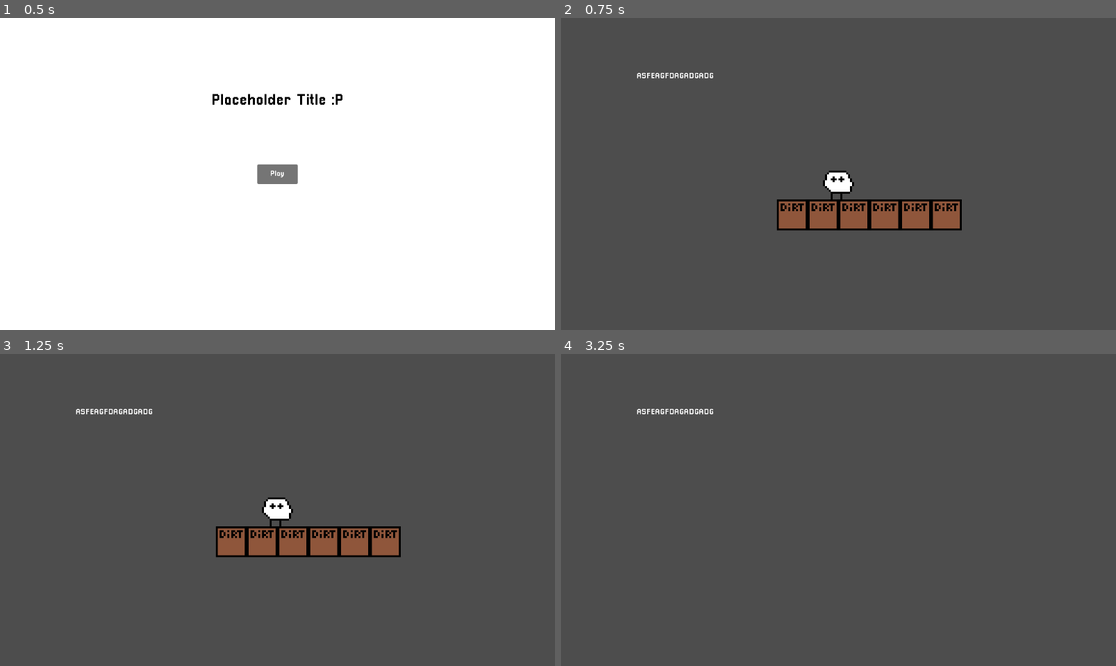
Above: before the commit, frames 1-4 (two rows, left to right).
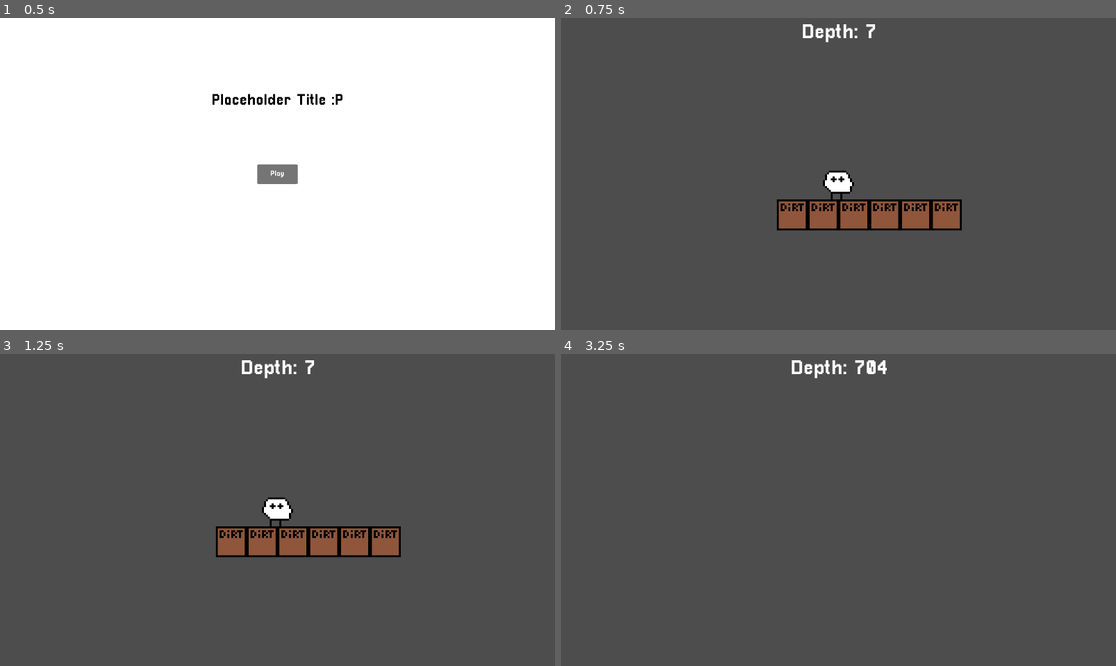
Above: after the commit, the same moments.

Repository: Deeeeelan/Campfire-Game
Game: Godot game, scene res://Scenes/Title Screen.tscn
Same seed, same stepped clock (60 frames per second), same inputs: the game is played once before the commit and once after it.
Inputs:
- Up to frame 1 (0.5 s): no input
- Up to frame 2 (0.75 s): click "Play" at 0.5 s
- Up to frame 3 (1.25 s): no input
- Up to frame 4 (3.25 s): hold D (Right) 1.28-2.78 s; tap W (Jump) at 1.35, 1.52, 1.82, 2.1, 2.27, 2.57, 2.85 s; hold A (Left) from 2.78 s (still down)

Frame 1 is identical in both runs. In frame 2, 0.4% of the frame differs, in the area x 13-57%, y 2-20%; in frame 3, 0.4%; in frame 4, 0.6%, in the area x 13-59%, y 2-20%.

Commit message:
Add depth ui

Diff:
--- a/Scenes/Game.tscn
+++ b/Scenes/Game.tscn
@@ -5,12 +5,16 @@
 [ext_resource type="Script" uid="uid://lqlwixgu8qp2" path="res://Scripts/game_script.gd" id="1_kldst"]
 [ext_resource type="TileSet" uid="uid://cdox6uix88qhv" path="res://Assets/Tilesets/terrain.tres" id="3_j5yw3"]
 [ext_resource type="Theme" uid="uid://c00gkqgrrpds5" path="res://Assets/Themes/default_theme.tres" id="5_b2bpf"]
-[ext_resource type="Script" uid="uid://2d1ncihij5i6" path="res://Scripts/pause_script.gd" id="6_7lihs"]
+[ext_resource type="Script" uid="uid://2d1ncihij5i6" path="res://Scripts/gui_script.gd" id="6_7lihs"]
+[ext_resource type="Texture2D" uid="uid://cggx3dy7yr5sn" path="res://Assets/Images/GUI/PauseScreen.png" id="7_fgofq"]
 
 [sub_resource type="RectangleShape2D" id="RectangleShape2D_gl6un"]
 size = Vector2(16, 16)
 
 [sub_resource type="LabelSettings" id="LabelSettings_b2bpf"]
+font_size = 42
+
+[sub_resource type="LabelSettings" id="LabelSettings_7lihs"]
 font_size = 42
 
 [node name="Game" type="Node" unique_id=1360366149]
@@ -37,7 +41,7 @@
 
 [node name="CanvasLayer" type="CanvasLayer" parent="." unique_id=996090205]
 
-[node name="Control" type="Control" parent="CanvasLayer" unique_id=1053901244]
+[node name="Control" type="Control" parent="CanvasLayer" unique_id=1053901244 node_paths=PackedStringArray("player")]
 layout_mode = 3
 anchors_preset = 15
 anchor_right = 1.0
@@ -46,6 +50,7 @@
 grow_vertical = 2
 theme = ExtResource("5_b2bpf")
 script = ExtResource("6_7lihs")
+player = NodePath("../../Node2D/CharacterBody2D")
 
 [node name="PauseScreen" type="Control" parent="CanvasLayer/Control" unique_id=2115530080]
 visible = false
@@ -84,10 +89,32 @@
 horizontal_alignment = 1
 vertical_alignment = 1
 
-[node name="Label" type="Label" parent="CanvasLayer/Control" unique_id=717802877]
+[node name="TextureRect" type="TextureRect" parent="CanvasLayer/Control/PauseScreen" unique_id=1005866264]
+z_index = -1
 layout_mode = 0
-offset_left = 157.0
-offset_top = 113.0
-offset_right = 497.0
-offset_bottom = 231.0
-text = "ASFEAGFDAGADGADG"
+offset_right = 40.0
+offset_bottom = 40.0
+mouse_filter = 2
+texture = ExtResource("7_fgofq")
+
+[node name="TopBar" type="Control" parent="CanvasLayer/Control" unique_id=737471769]
+layout_mode = 1
+anchors_preset = 15
+anchor_right = 1.0
+anchor_bottom = 1.0
+offset_top = 10.0
+grow_horizontal = 2
+grow_vertical = 2
+
+[node name="DepthLabel" type="Label" parent="CanvasLayer/Control/TopBar" unique_id=1861084561]
+layout_mode = 1
+anchors_preset = 5
+anchor_left = 0.5
+anchor_right = 0.5
+offset_left = -30.0
+offset_right = 30.0
+offset_bottom = 16.0
+grow_horizontal = 2
+text = "Depth: 0"
+label_settings = SubResource("LabelSettings_7lihs")
+horizontal_alignment = 1
--- a/Scripts/character_body_2d.gd
+++ b/Scripts/character_body_2d.gd
@@ -1,23 +1,25 @@
 extends CharacterBody2D
 
 
-const SPEED = 120.0
-const JUMP_VELOCITY = -180.0
-const LERP_SPEED = 10
+@export var speed = 120.0
+@export var jump_velocity = -180.0
+@export var lerp_speed = 10.0
+@export var depth : int = 0
 
 var direction = 0.0
 
 func _physics_process(delta: float) -> void:
+	depth = self.transform.origin.y
 	if not is_on_floor():
 		velocity += get_gravity() * delta
 
 	if Input.is_action_just_pressed("Jump") and is_on_floor():
-		velocity.y = JUMP_VELOCITY
+		velocity.y = jump_velocity
 
-	direction = lerp(direction, Input.get_axis("Left", "Right"), delta * LERP_SPEED)
+	direction = lerp(direction, Input.get_axis("Left", "Right"), delta * lerp_speed)
 	if direction:
-		velocity.x = direction * SPEED
+		velocity.x = direction * speed
 	else:
-		velocity.x = move_toward(velocity.x, 0, SPEED)
+		velocity.x = move_toward(velocity.x, 0, speed)
 
 	move_and_slide()
--- a/Scripts/pause_script.gd
+++ b/Scripts/gui_script.gd
@@ -2,6 +2,8 @@
 
 @export var menu_open: bool = false
 @onready var pause_screen = $PauseScreen
+@onready var top_bar = $TopBar
+@export var player: CharacterBody2D
 
 func quit():
 	get_tree().quit()
@@ -20,3 +22,6 @@
 			Engine.time_scale = 0
 		else:
 			Engine.time_scale = 1
+
+func _process(delta: float) -> void:
+	top_bar.get_node("DepthLabel").text = "Depth: " + str(player.depth)
Binary file added: Assets/Images/GUI/PauseScreen.png
Not shown, added: Assets/Images/GUI/PauseScreen.png.import
Renamed: Scripts/pause_script.gd.uid -> Scripts/gui_script.gd.uid
